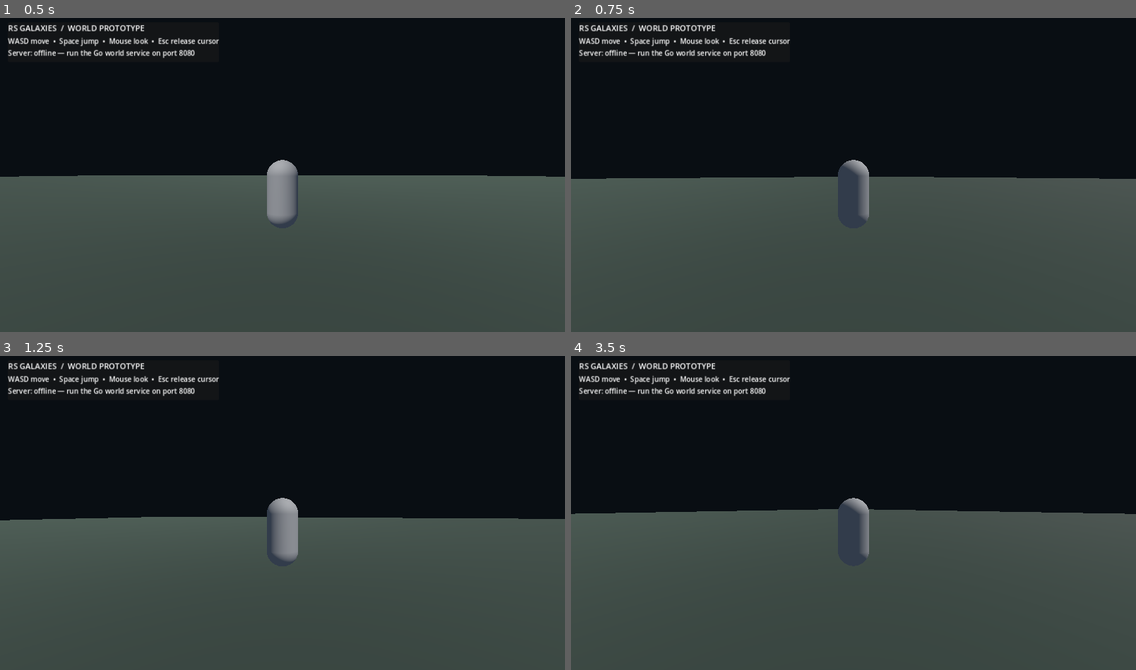
Above: before the commit, frames 1-4 (two rows, left to right).
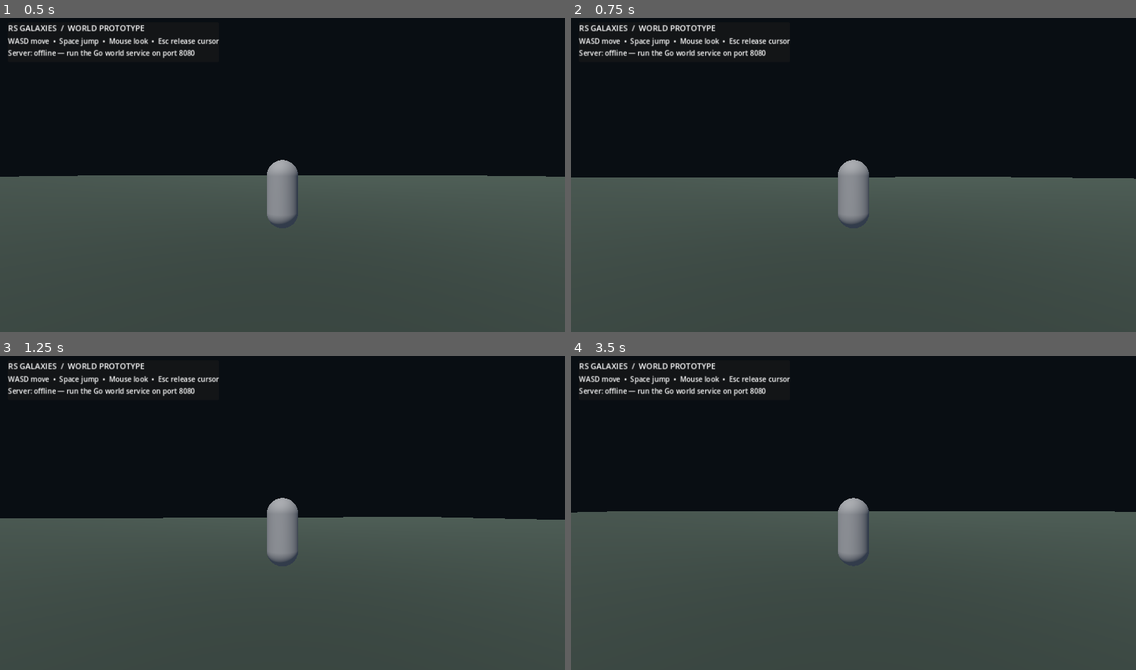
Above: after the commit, the same moments.

Repository: ViViD420/RSGalaxies-
Game: Godot game, scene res://scenes/main.tscn
Same seed, same stepped clock (60 frames per second), same inputs: the game is played once before the commit and once after it.
Inputs (mouse positions are in pixels of both pictures, inside the frame that each line leads up to):
- Up to frame 1 (0.5 s): no input
- Up to frame 2 (0.75 s): tap Enter at 0.5 s; move the mouse to (881, 171) at 0.52 s; hold W from 0.53 s (still down)
- Up to frame 3 (1.25 s): keep holding W; tap Space at 0.77 s
- Up to frame 4 (3.5 s): keep holding W; move the mouse to (825, 513) at 1.27 s; tap Space at 1.52, 3.02 s; move the mouse to (864, 506) at 2.02 s; move the mouse to (847, 516) at 2.77 s

Frame 1 is identical in both runs. In frame 2, 1.0% of the frame differs, in the area x 0-100%, y 45-66%; in frame 3, 0.8%; in frame 4, 1.2%.

Commit message:
Keep orbit camera movement independent of character yaw

Diff:
--- a/client/scripts/player_controller.gd
+++ b/client/scripts/player_controller.gd
@@ -49,7 +49,5 @@
 	velocity.x = direction.x * move_speed
 	velocity.z = direction.z * move_speed
 
-	if direction.length_squared() > 0.001:
-		look_at(global_position + direction, Vector3.UP)
 
 	move_and_slide()
